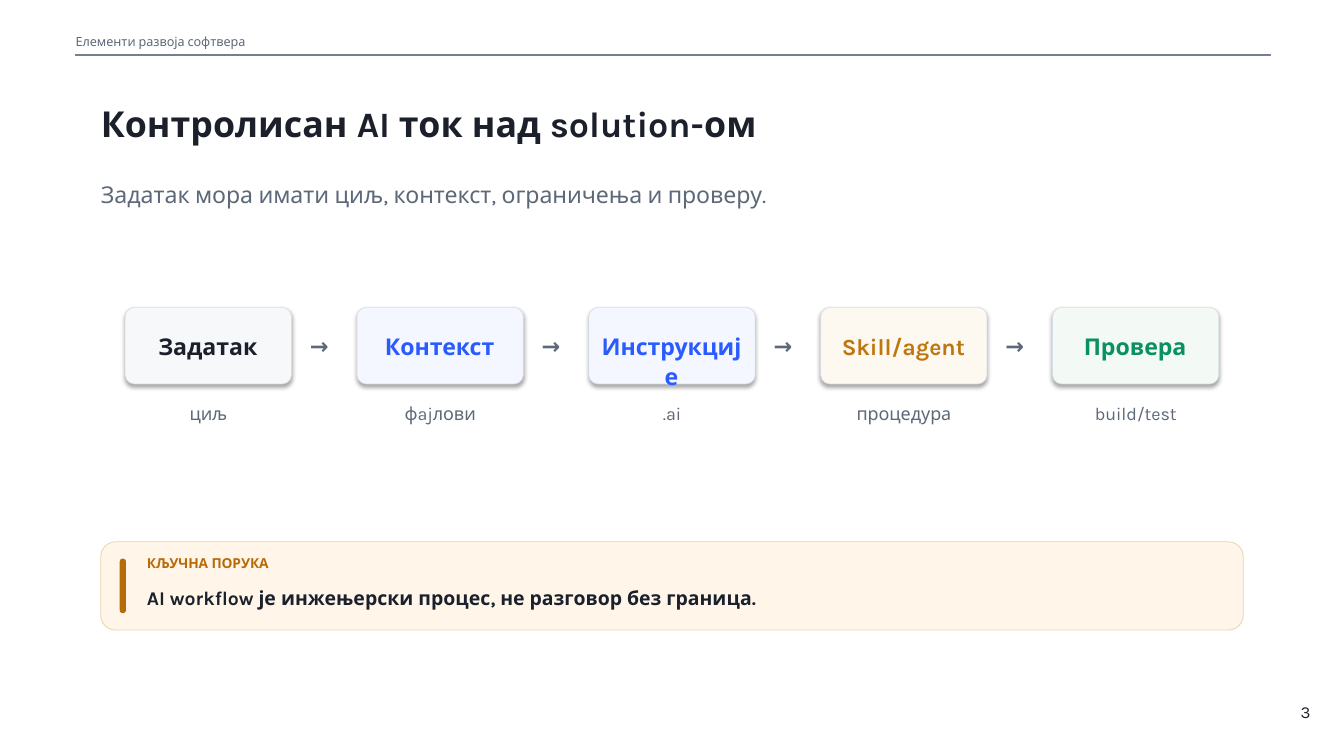
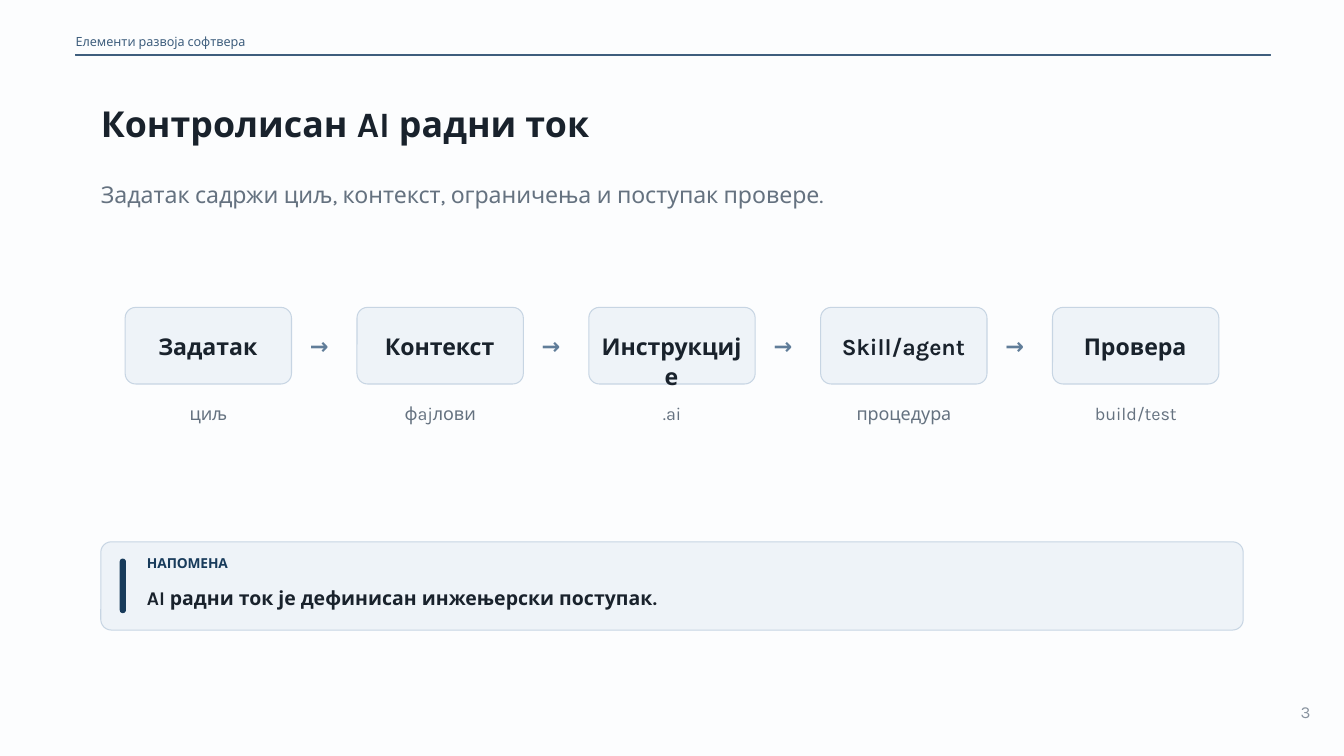
Before and after one commit to owlCoder/ftn-nastavni-materijali, a slide deck: slide 3 of 01 Elementi Razvoja Softvera/02 Prezentacije/PPTX/06_Kontrolisan_AI_workflow.pptx. Drawn at 1344x756 pixels with LibreOffice and Linux fonts; fonts in the diff are those of the drawing. Boxes give left, top, right and bottom in pixels: in the first picture for what was removed or moved away, otherwise in the second. Text is boxed around its words. In the diff, an @@ line names an element or a change of style, - is before the commit and + after.

Commit message:
Update ERS navy theme and OIB presentation materials

```diff
--- a/01 Elementi Razvoja Softvera/02 Prezentacije/PPTX/06_Kontrolisan_AI_workflow.pptx
+++ b/01 Elementi Razvoja Softvera/02 Prezentacije/PPTX/06_Kontrolisan_AI_workflow.pptx
@@ background #FFFFFF to #FCFDFE @@
@@ text "Елементи развоја софтвера" at [76, 36, 246, 49]: text colour #5D6878 to #3E5E7D @@
@@ rectangle at [76, 54, 1270, 55]: fill #748092 to #3E5E7D; outline #748092 0.3 pt to #3E5E7D 0.75 pt @@
@@ text at [101, 111, 589, 146]: text changed; text colour #1B202B to #19222C @@
-Контролисан AI ток над solution-ом
+Контролисан AI радни ток
@@ text at [101, 186, 820, 209]: text changed; text colour #5D6878 to #657280 @@
-Задатак мора имати циљ, контекст, ограничења и проверу.
+Задатак садржи циљ, контекст, ограничења и поступак провере.
@@ rounded rectangle at [125, 308, 291, 384]: fill #F7F8FA to #EEF3F8; outline #D7DDE7 0.49 pt to #C7D5E3 0.75 pt; proportions changed @@
@@ rounded rectangle at [357, 308, 523, 384]: fill #F4F7FF to #EEF3F8; outline #D7DDE7 0.49 pt to #C7D5E3 0.75 pt; proportions changed @@
@@ rounded rectangle at [589, 308, 755, 384]: fill #F4F7FF to #EEF3F8; outline #D7DDE7 0.49 pt to #C7D5E3 0.75 pt; proportions changed @@
@@ rounded rectangle at [821, 308, 987, 384]: fill #FDF9F1 to #EEF3F8; outline #D7DDE7 0.49 pt to #C7D5E3 0.75 pt; proportions changed @@
@@ rounded rectangle at [1053, 308, 1219, 384]: fill #F3FAF6 to #EEF3F8; outline #D7DDE7 0.49 pt to #C7D5E3 0.75 pt; proportions changed @@
@@ text "Контекст" at [385, 338, 494, 356]: text colour #2A5BFF to #19222C @@
@@ text "Инструкције" at [597, 331, 746, 361]: text colour #2A5BFF to #19222C @@
@@ text "Skill/agent" at [842, 337, 965, 361]: text colour #BE770F to #19222C @@
@@ text colour #5D6878 to #607D99 in 4 elements at [301, 330, 337, 359], [533, 330, 569, 359], [765, 330, 801, 359], [997, 330, 1032, 359] @@
@@ text "Провера" at [1084, 338, 1187, 361]: text colour #0A915F to #19222C @@
@@ rounded rectangle at [101, 542, 1243, 631]: fill #FFF6E9 to #EEF3F8; outline #E9D4AF 0.6 pt to #C7D5E3 0.75 pt; proportions changed @@
@@ rounded rectangle at [120, 559, 126, 613]: fill #B86A09 to #183B5B @@
@@ text at [147, 558, 228, 568]: text changed; text colour #B86A09 to #183B5B @@
-КЉУЧНА ПОРУКА
+НАПОМЕНА
@@ text at [147, 590, 652, 610]: text changed; text colour #1A202C to #19222C @@
-AI workflow је инжењерски процес, не разговор без граница.
+AI радни ток је дефинисан инжењерски поступак.
@@ text "3" at [1301, 707, 1311, 718]: text colour #1B202B to #87929E @@
```
Also in this commit, not shown: 19 other slides changed, 36 other files.
